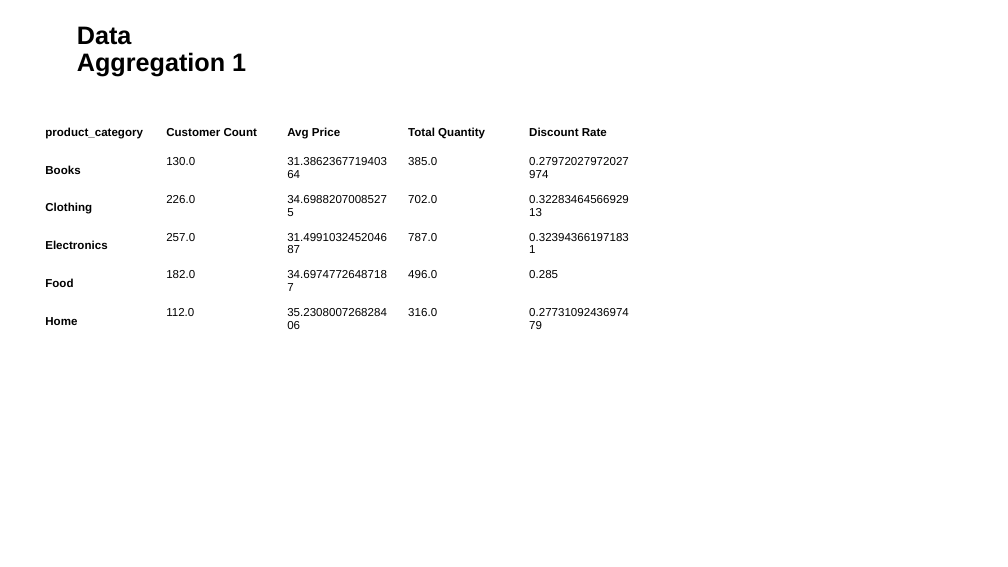
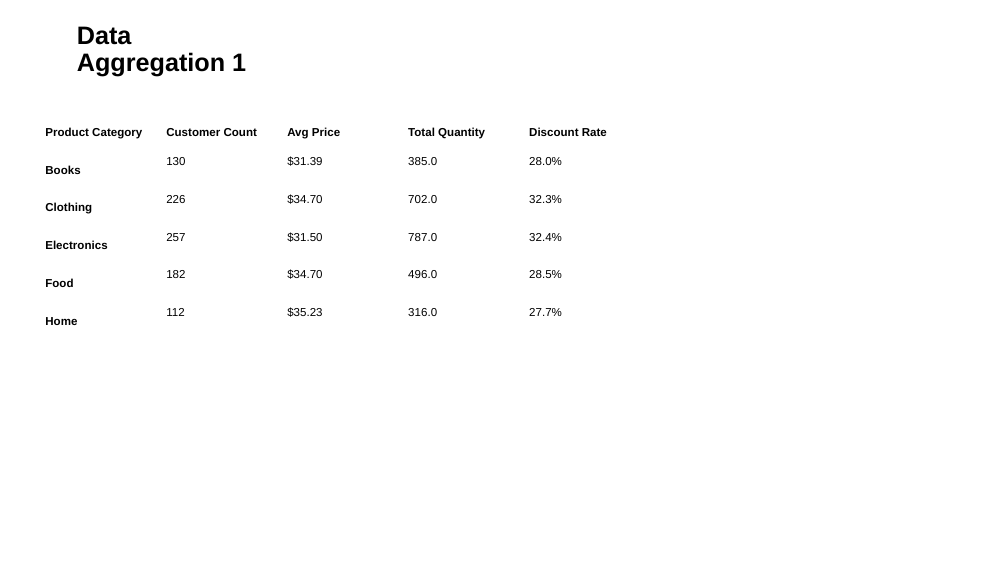
Before and after one commit to toddbenanzer/work_utils2, a slide deck: slide 1 of test.pptx. Drawn at 1008x567 pixels with LibreOffice and Linux fonts; fonts in the diff are those of the drawing. Boxes give left, top, right and bottom in pixels: in the first picture for what was removed or moved away, otherwise in the second. Text is boxed around its words. In the diff, an @@ line names an element or a change of style, - is before the commit and + after.

```diff
--- a/test.pptx
+++ b/test.pptx
@@ table at box(38, 113, 643, 340) @@
-row 1, column 1: product_category
+row 1, column 1: Product Category
-row 2: Books | 130.0 | 31.386236771940364 | 385.0 | 0.27972027972027974
+row 2: Books | 130 | $31.39 | 385.0 | 28.0%
-row 3: Clothing | 226.0 | 34.69882070085275 | 702.0 | 0.3228346456692913
+row 3: Clothing | 226 | $34.70 | 702.0 | 32.3%
-row 4: Electronics | 257.0 | 31.499103245204687 | 787.0 | 0.323943661971831
+row 4: Electronics | 257 | $31.50 | 787.0 | 32.4%
-row 5: Food | 182.0 | 34.69747726487187 | 496.0 | 0.285
+row 5: Food | 182 | $34.70 | 496.0 | 28.5%
-row 6: Home | 112.0 | 35.230800726828406 | 316.0 | 0.2773109243697479
+row 6: Home | 112 | $35.23 | 316.0 | 27.7%
```
Also in this commit, not shown: 1 other slide changed, 2 other files.
